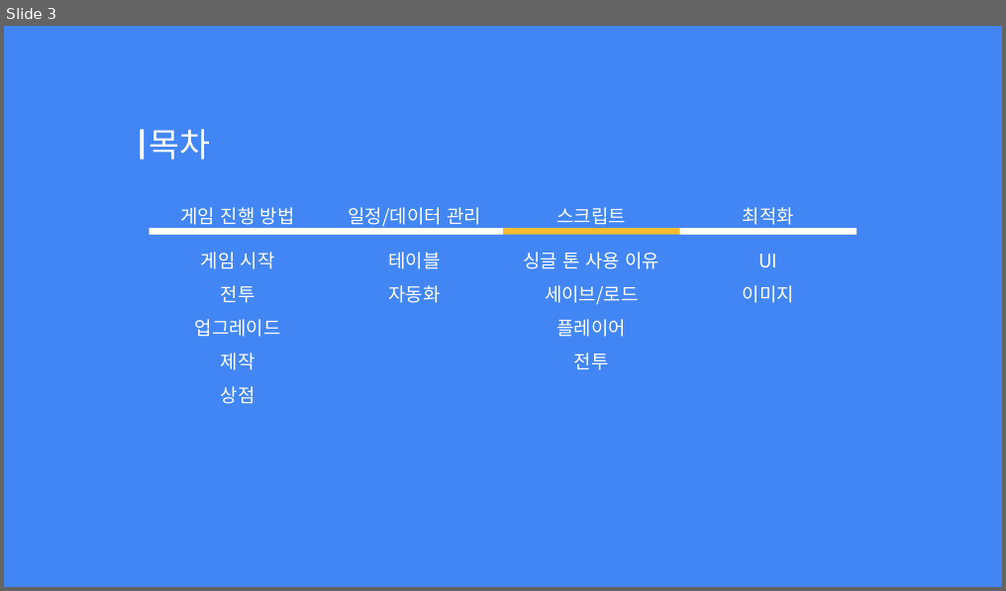
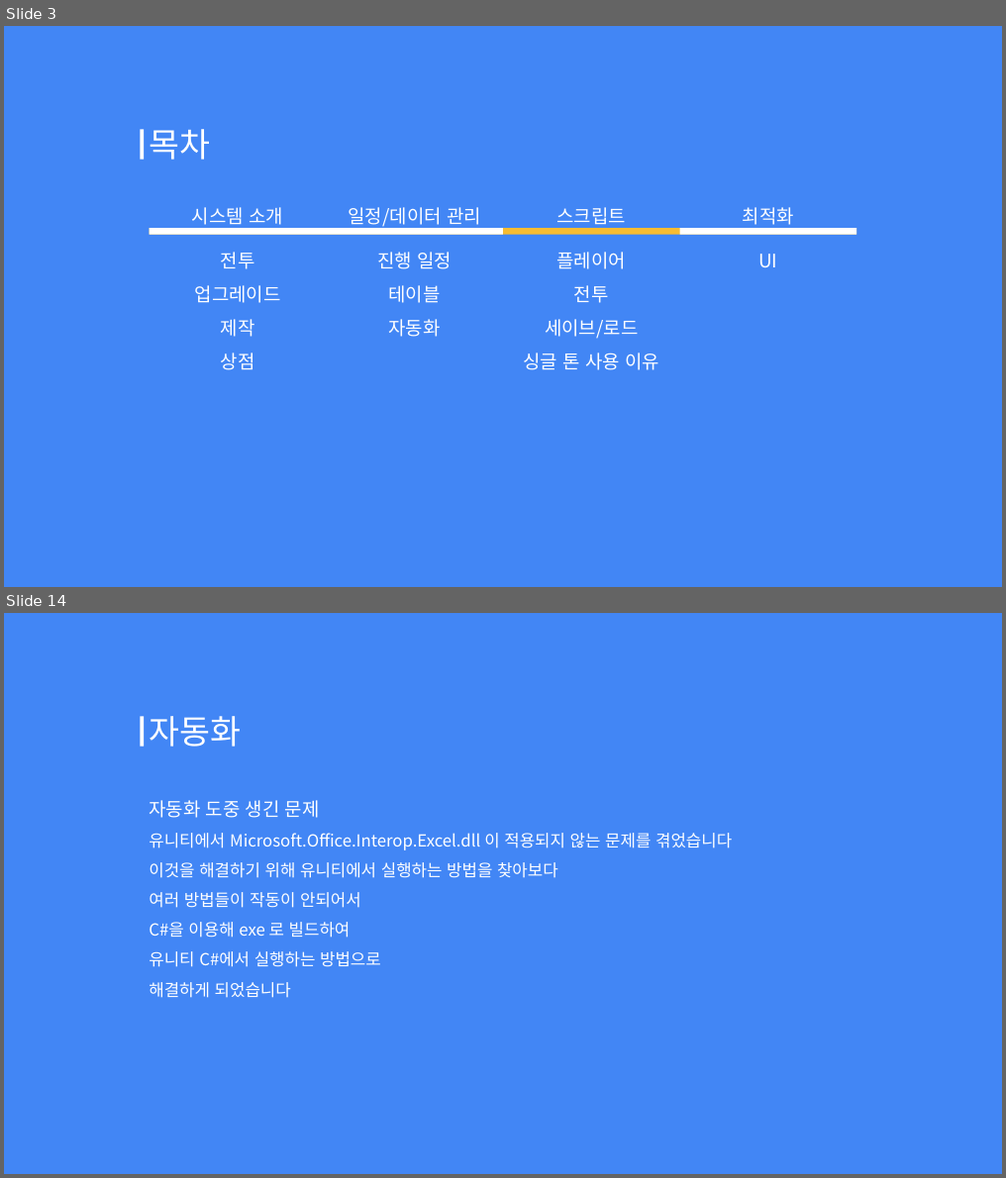
Before and after one commit to Hoyeom/CS-ClickerGame, a slide deck: Documents/TabHero.pptx. Shown one above the other, each under a label of ours: slide 3 before the commit, slides 3 and 14 after it; the slides between them are not shown. The pictures are 1006x591 and 1006x1178 pixels, drawn with LibreOffice and Linux fonts; fonts in the diff are those of the drawing. Boxes give left, top, right and bottom in pixels: in the first picture for what was removed or moved away, otherwise in the second. Text is boxed around its words. In the diff, an @@ line names an element or a change of style, - is before the commit and + after.

```diff
--- a/Documents/TabHero.pptx
+++ b/Documents/TabHero.pptx
@@ slide 14 added at <box>4,613,1002,1174</box>, background #4286F5 @@
@@ rectangle added at <box>141,716,144,747</box>, fill #FFFFFF @@
@@ text added at <box>149,716,241,747</box>, 32 pt, text #FFFFFF @@
+자동화
@@ text added at <box>149,800,732,998</box>, 16 pt, text #FFFFFF @@
+자동화 도중 생긴 문제
+유니티에서 Microsoft.Office.Interop.Excel.dll 이 적용되지 않는 문제를 겪었습니다
+이것을 해결하기 위해 유니티에서 실행하는 방법을 찾아보다
+여러 방법들이 작동이 안되어서
+C#을 이용해 exe 로 빌드하여
+유니티 C#에서 실행하는 방법으로
+해결하게 되었습니다
@@ slide 3 changed as well @@
@@ text at <box>192,207,283,229</box>: text changed @@
-게임 진행 방법
+시스템 소개
@@ text at <box>201,252,275,270</box>: paragraph removed @@
-게임 시작
@@ text at <box>377,252,451,270</box>: paragraph added @@
+진행 일정
@@ text at <box>524,252,659,305</box>: paragraphs removed @@
-싱글 톤 사용 이유
-세이브/로드
@@ text at <box>743,285,794,303</box>: paragraph removed @@
-이미지
@@ text at <box>524,319,659,371</box>: paragraphs added @@
+세이브/로드
+싱글 톤 사용 이유
```
Also in this commit, not shown: 1 other slide changed, 21 other slides added, 1 slide removed, 14 other files.
